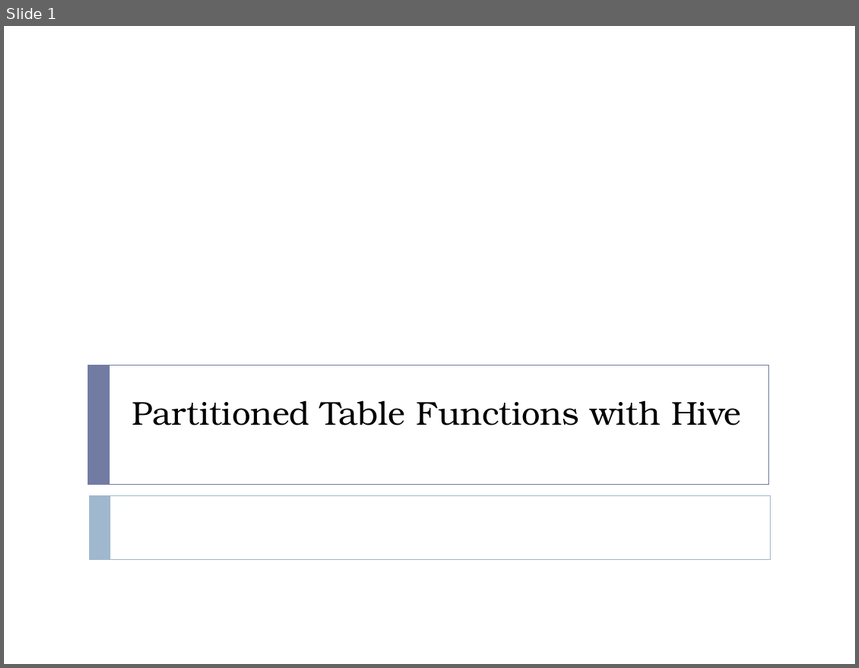
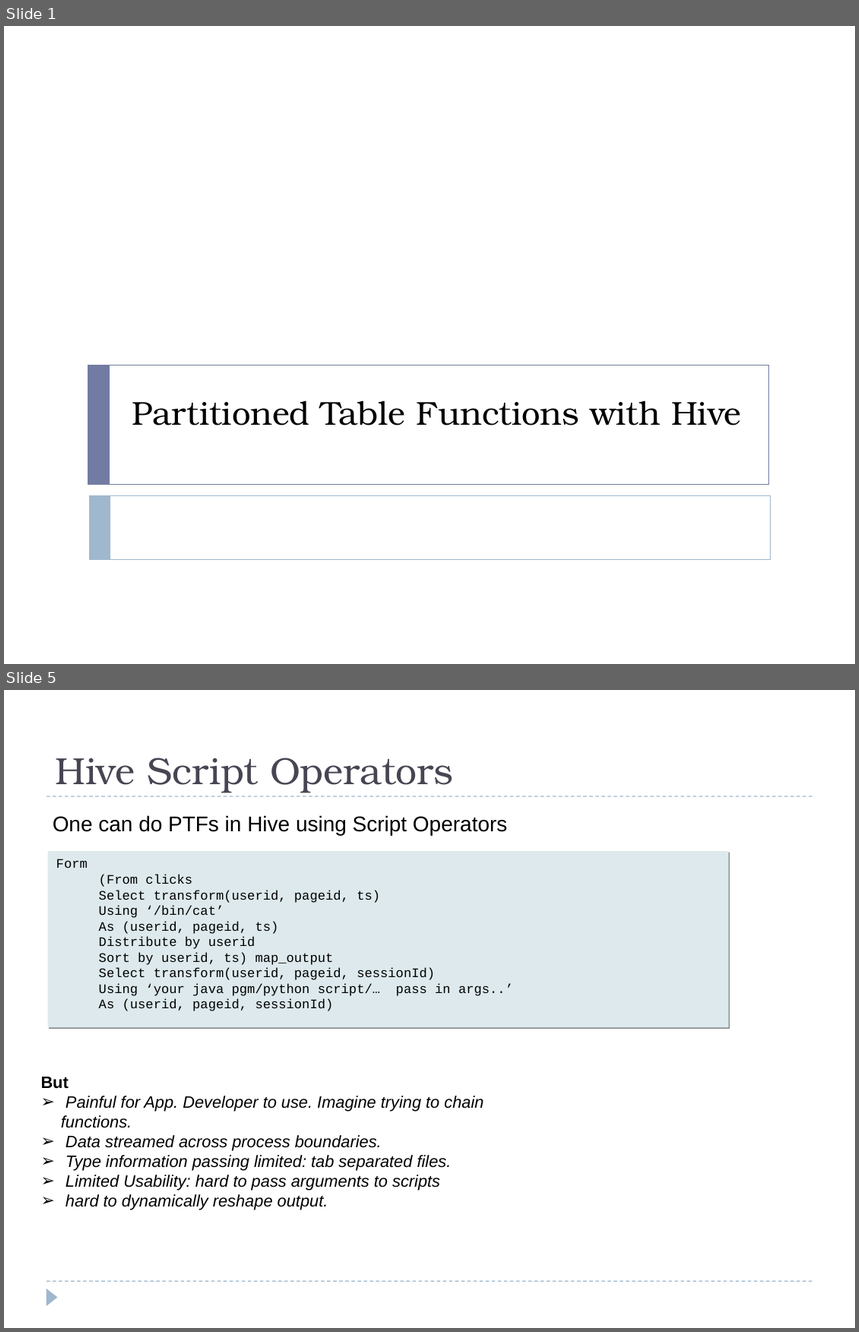
Before and after one commit to hbutani/SQLWindowing, a slide deck: docs/SQW.ppt. Shown one above the other, each under a label of ours: slide 1 before the commit, slides 1 and 5 after it; the slides between them are not shown. The pictures are 859x668 and 859x1332 pixels, drawn with LibreOffice and Linux fonts; fonts in the diff are those of the drawing. Boxes give left, top, right and bottom in pixels: in the first picture for what was removed or moved away, otherwise in the second. Text is boxed around its words. In the diff, an @@ line names an element or a change of style, - is before the commit and + after.

```diff
--- a/docs/SQW.ppt
+++ b/docs/SQW.ppt
@@ slide 5 added at (4, 690, 855, 1328), background #FFFFFF @@
@@ title added at (55, 758, 453, 793), 32 pt, text #464653 @@
+Hive Script Operators
@@ line added from (47, 796) to (813, 796), #9FB8CD 0.74 pt dashed @@
@@ text added at (53, 815, 507, 835), 18 pt, text #000000 @@
+One can do PTFs in Hive using Script Operators
@@ rectangle added at (48, 851, 729, 1027), fill #DDE9EC, 11 pt, text #000000 @@
+Form
+  (From clicks
+  Select transform(userid, pageid, ts)
+  Using ‘/bin/cat’
+  As (userid, pageid, ts)
+  Distribute by userid
+  Sort by userid, ts) map_output
+Select transform(userid, pageid, sessionId)
+Using ‘your java pgm/python script/… pass in args..’
+As (userid, pageid, sessionId)
@@ text added at (41, 1077, 484, 1211), 14 pt, text #000000, italic @@
+But
+➢ Painful for App. Developer to use. Imagine trying to chain functions.
+➢ Data streamed across process boundaries.
+➢ Type information passing limited: tab separated files.
+➢ Limited Usability: hard to pass arguments to scripts
+➢ hard to dynamically reshape output.
@@ line added from (47, 1281) to (813, 1281), #9FB8CD 0.74 pt dashed @@
@@ triangle added at (47, 1288, 58, 1306), fill #9FB8CD @@
```
Also in this commit, not shown: 5 slides changed, 12 other slides added.
